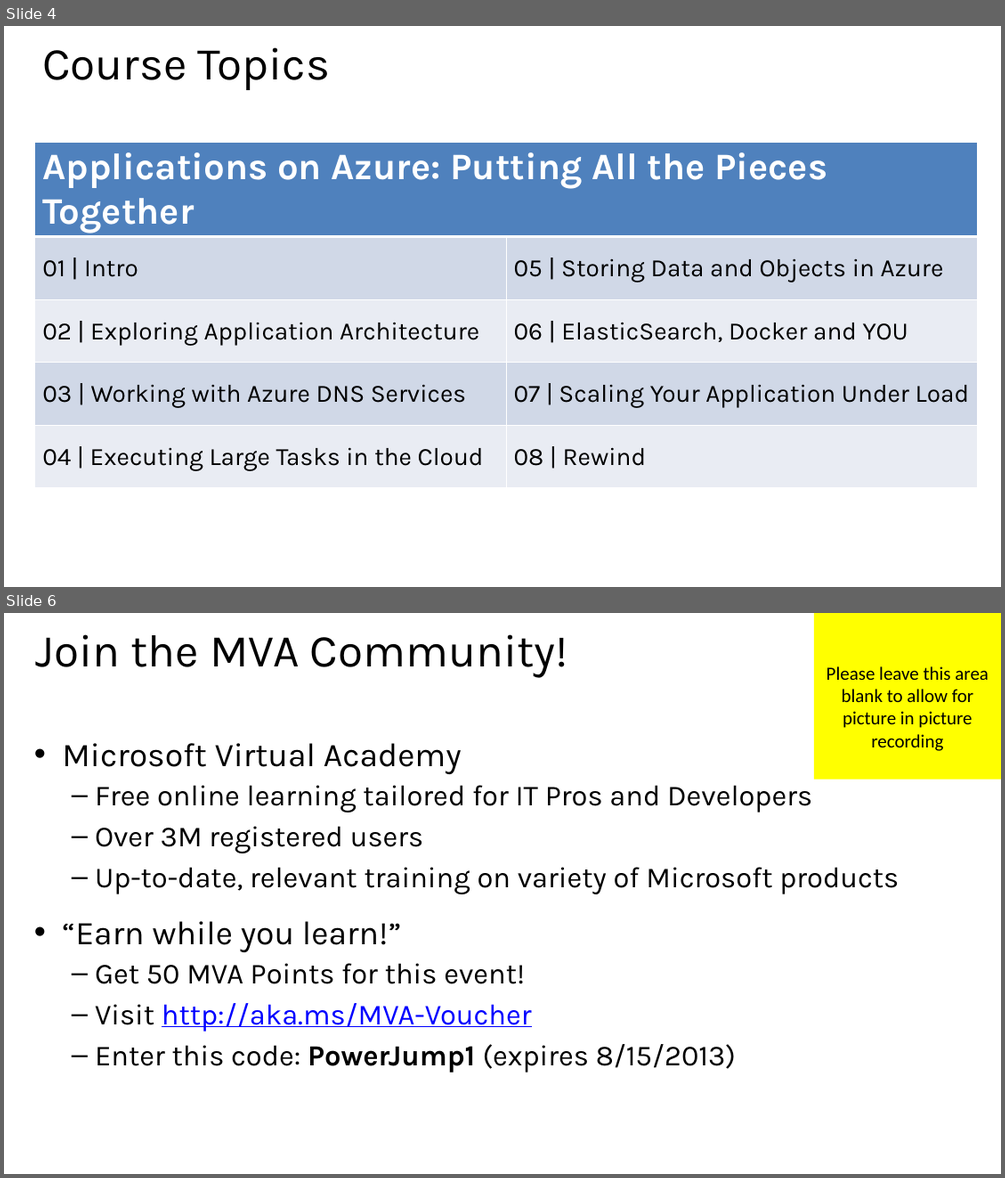
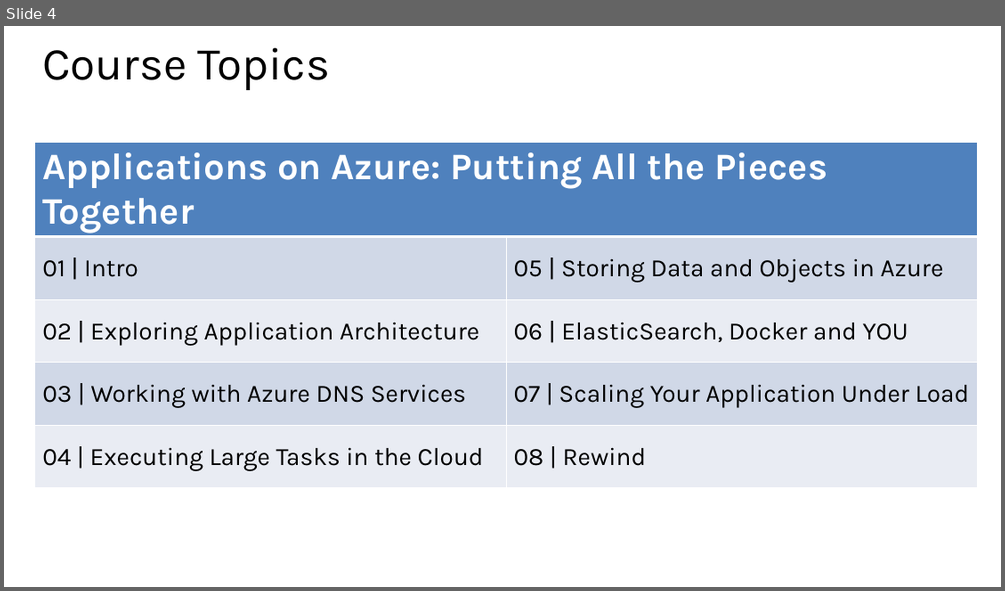
Before and after one commit to MisterJames/AzureImageProcessing, a slide deck: Presentation Materials/MVA-ApplicationsOnAzure.pptx. Shown one above the other, each under a label of ours: slides 4 and 6 before the commit, slide 4 after it; the slides between them are not shown. The pictures are 1005x1178 and 1005x591 pixels, drawn with LibreOffice and Linux fonts; fonts in the diff are those of the drawing. Boxes give left, top, right and bottom in pixels: in the first picture for what was removed or moved away, otherwise in the second. Text is boxed around its words. In the diff, an @@ line names an element or a change of style, - is before the commit and + after.

```diff
--- a/Presentation Materials/MVA-ApplicationsOnAzure.pptx
+++ b/Presentation Materials/MVA-ApplicationsOnAzure.pptx
@@ slide 6 removed at <box>4,613,1001,1174</box>, background #FFFFFF @@
@@ title removed at <box>35,634,568,677</box> @@
-Join the MVA Community!
@@ rectangle removed at <box>814,613,1001,779</box> @@
-Please leave this area blank to allow for picture in picture recording
@@ text removed at <box>62,743,898,1072</box> @@
-• Microsoft Virtual Academy
-  – Free online learning tailored for IT Pros and Developers
-  – Over 3M registered users
-  – Up-to-date, relevant training on variety of Microsoft products
-• “Earn while you learn!”
-  – Get 50 MVA Points for this event!
-  – Visit http://aka.ms/MVA-Voucher
-  – Enter this code: PowerJump1 (expires 8/15/2013)
```
Also in this commit, not shown: 6 slides changed, 2 slides added, 1 other slide removed, 2 other files.
